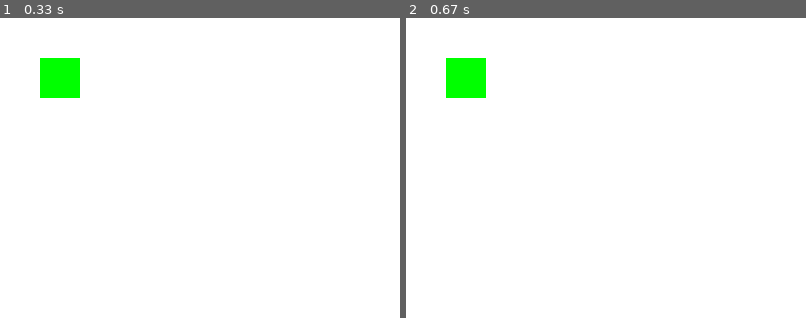
Above: before the commit, frames 1-2 (left to right).
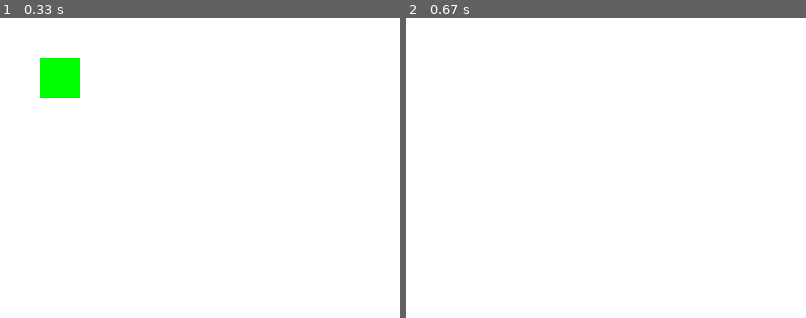
Above: after the commit, the same moments.

Repository: salfk23/2drpg_pygame
Game: pygame game, started from main.py
The game is run twice, just before and just after one commit, with the same random seed, the same clock (stepped at 60 frames per second) and the same inputs.
Inputs:
- Up to frame 1 (0.33 s): no input
- Up to frame 2 (0.67 s): tap B at 0.33 s
The pictures show only the part of the screen within x 0-50%, y 0-50%; the shares and areas given below are measured in that part.

Frame 1 is identical in both runs. In frame 2, 1.3% of the frame differs, in the area x 10-20%, y 13-27%.

Commit message:
Fixed movement and removing issue in Event listener

Diff:
--- a/game_engine/engine.py
+++ b/game_engine/engine.py
@@ -5,7 +5,7 @@
 from game_engine.renderer import Renderer
 
 
-
+GAME_FPS = 60
 
 
 class GameEngineInstance:
@@ -35,7 +35,7 @@
                     entity.collision(near_entity)
                 entity.update()
             self.renderer.draw()
-            clock.tick(60)
+            clock.tick(GAME_FPS)
 
 
 @Singleton[GameEngineInstance]
--- a/game_engine/entities/entity.py
+++ b/game_engine/entities/entity.py
@@ -64,8 +64,8 @@
   def remove(self, value):
     self._remove = value
     if value:
-      EventListener.instance().remove(id(self))
-      EntityManager.instance().remove(id(self))
+      EventListener.instance().remove(self)
+      EntityManager.instance().remove(self)
 
   def update(self):
     pass
--- a/game_engine/entities/event.py
+++ b/game_engine/entities/event.py
@@ -4,27 +4,44 @@
 
 
 PyGame_EventType = int
-ObjectId = int
 class EventListenerInstance:
     def __init__(self):
-        self.on_event_listener: dict[PyGame_EventType, dict[ObjectId, Callable]] = {}
+        self.event_listener: dict[PyGame_EventType, dict[int, Callable]] = {}
+        self._remove_queue: dict[PyGame_EventType, list[int]] = {}
+        self._add_queue: dict[PyGame_EventType, dict[int, Callable]] = {}
 
-    def update(self, event_type: PyGame_EventType, object_id: ObjectId, callback: Callable):
-        if event_type not in self.on_event_listener:
-            self.on_event_listener[event_type] = {}
+    def update(self, event_type: PyGame_EventType, obj:object, callback: Callable):
         # Check if callback have 1 argument
         if len(callback.__code__.co_varnames) != 2:
             raise ValueError("Callback must have 1 argument")
-        self.on_event_listener[event_type][object_id] = callback
+        if event_type not in self.event_listener:
+            self.event_listener[event_type] = {}
+        elif id(obj) in self.event_listener[event_type]:
+            self.event_listener[event_type][id(obj)] = callback
+        else:
+            self._add_queue[event_type][id(obj)] = callback
+        self.event_listener[event_type][id(obj)] = callback
 
-    def remove(self, object_id: ObjectId):
-        for event_type in self.on_event_listener:
-            if object_id in self.on_event_listener[event_type]:
-                del self.on_event_listener[event_type][object_id]
+    def remove(self, obj:object):
+        for event_type in self.event_listener:
+            if id(obj) in self.event_listener[event_type]:
+                if event_type not in self._remove_queue:
+                    self._remove_queue[event_type] = []
+                self._remove_queue[event_type].append(id(obj))
+
 
     def get(self, event_type: PyGame_EventType):
-        if event_type in self.on_event_listener:
-            return self.on_event_listener[event_type]
+        # Append add queue to on_event_listener
+        for add_type in self._add_queue:
+            self.event_listener[add_type].update(self._add_queue[add_type])
+        self._add_queue = {}
+        # Remove remove queue from on_event_listener
+        for remove_type in self._remove_queue:
+            for id_to_remove in self._remove_queue[remove_type]:
+                self.event_listener[remove_type].pop(id_to_remove)
+        self._remove_queue = {}
+        if event_type in self.event_listener:
+            return self.event_listener[event_type]
         return {}
 
 
--- a/main.py
+++ b/main.py
@@ -86,27 +86,30 @@
     def __init__(self, position:pygame.Vector2, size:pygame.Vector2):
         super().__init__(position, size)
         self.input = True
-        EventListener.instance().update(pygame.KEYDOWN, id(self), self.on_key_up)
-        EventListener.instance().update(pygame.KEYUP, id(self), self.on_key_down)
+        self.speed = 5
+        EventListener.instance().update(pygame.KEYUP, self, self.on_key_up)
+        EventListener.instance().update(pygame.KEYDOWN, self, self.on_key_down)
 
     def on_key_down(self, event:pygame.event.Event):
-        if event.key == pygame.K_LEFT:
-            self.velocity.x = -10
-        elif event.key == pygame.K_RIGHT:
-            self.velocity.x = 10
-        elif event.key == pygame.K_UP:
-            self.velocity.y = -10
-        elif event.key == pygame.K_DOWN:
-            self.velocity.y = 10
+        if event.key == pygame.K_d:
+            self.velocity.x = self.speed
+        elif event.key == pygame.K_a:
+            self.velocity.x = -self.speed
+        elif event.key == pygame.K_w:
+            self.velocity.y = -1
+        elif event.key == pygame.K_s:
+            self.velocity.y = 1
+        elif event.key == pygame.K_b:
+            self.remove = True
 
     def on_key_up(self, event:pygame.event.Event):
-        if event.key == pygame.K_LEFT:
+        if event.key == pygame.K_d and self.velocity.x > 0:
             self.velocity.x = 0
-        elif event.key == pygame.K_RIGHT:
+        elif event.key == pygame.K_a and self.velocity.x < 0:
             self.velocity.x = 0
-        elif event.key == pygame.K_UP:
+        elif event.key == pygame.K_w:
             self.velocity.y = 0
-        elif event.key == pygame.K_DOWN:
+        elif event.key == pygame.K_s:
             self.velocity.y = 0
 
     def update(self):
